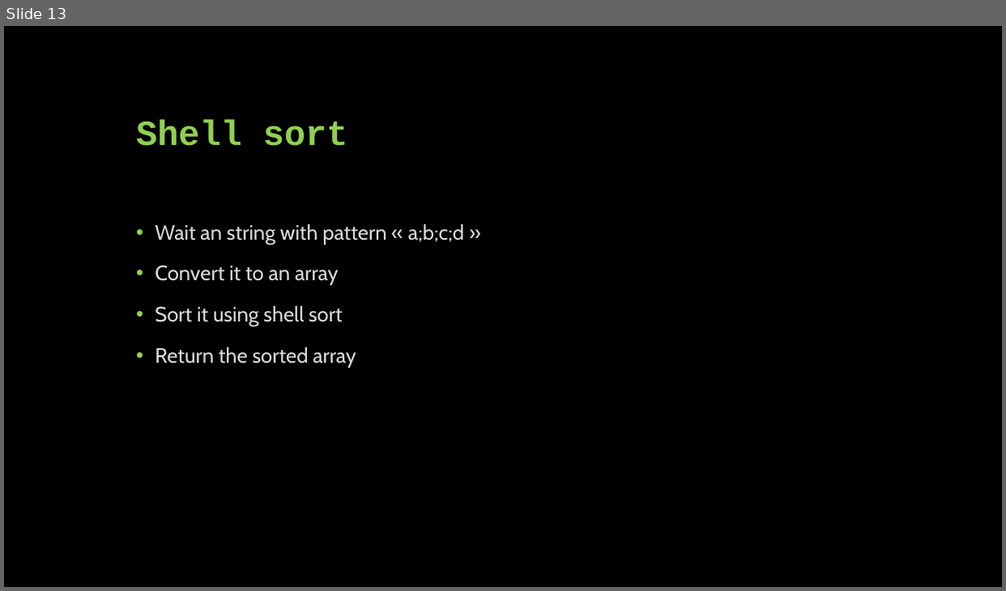
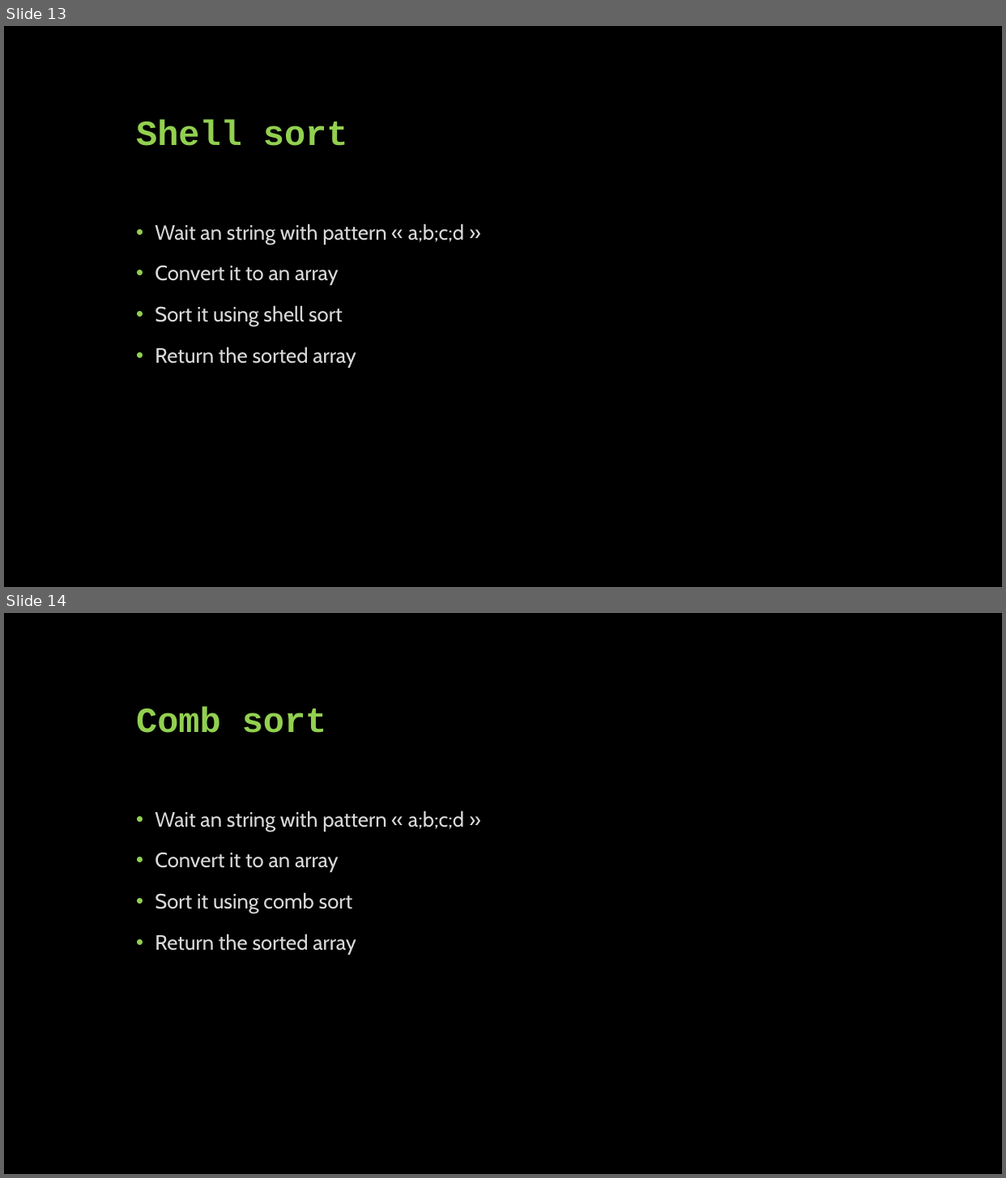
Before and after one commit to Thevaleentiin/algojour1_valentin_kahn-barberon, a slide deck: Présentation-Blockchain.pptx. Shown one above the other, each under a label of ours: slide 13 before the commit, slides 13 and 14 after it. The pictures are 1006x591 and 1006x1178 pixels, drawn with LibreOffice and Linux fonts; fonts in the diff are those of the drawing. Boxes give left, top, right and bottom in pixels: in the first picture for what was removed or moved away, otherwise in the second. Text is boxed around its words. In the diff, an @@ line names an element or a change of style, - is before the commit and + after.

Commit message:
modif ppt

```diff
--- a/Présentation-Blockchain.pptx
+++ b/Présentation-Blockchain.pptx
@@ slide 14 added at (4,613,1002,1174), background #000000 @@
@@ title added at (136,706,327,733), 34 pt, text #92D050, bold @@
+Comb sort
@@ text added at (155,811,464,955), 20 pt, text #D9D9D9 @@
+• Wait an string with pattern « a;b;c;d »
+• Convert it to an array
+• Sort it using comb sort
+• Return the sorted array
```
